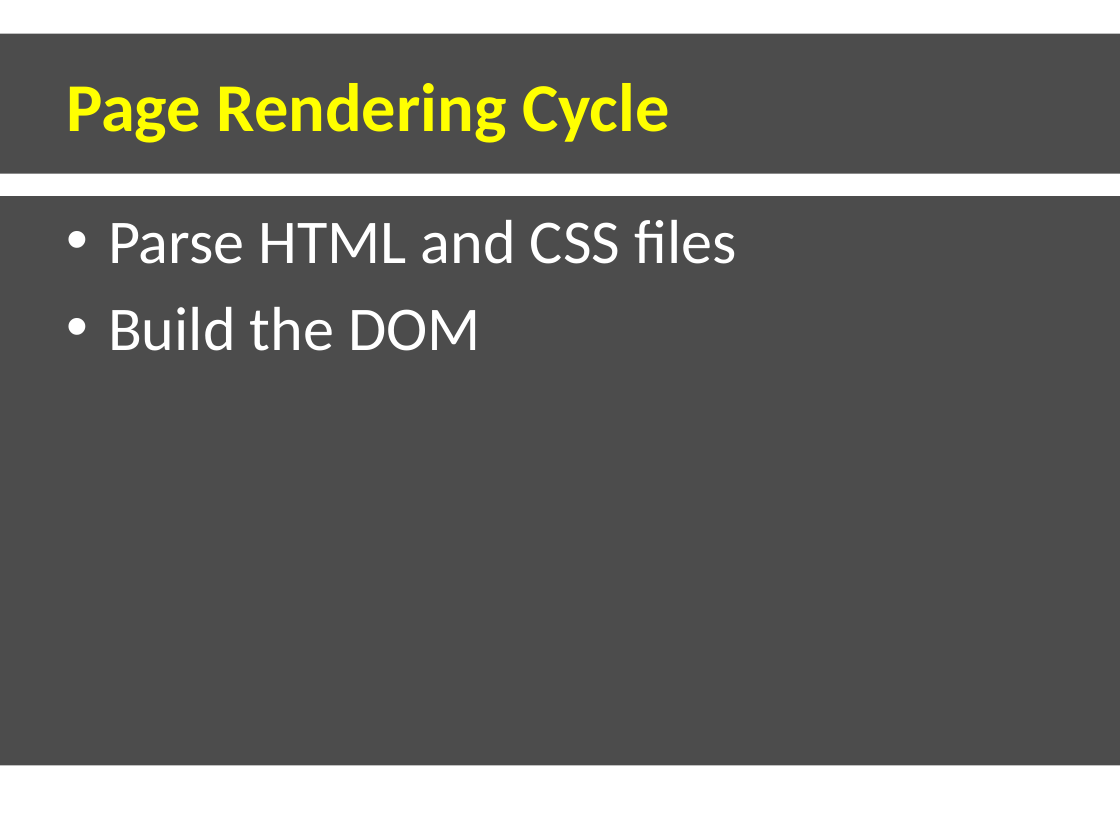
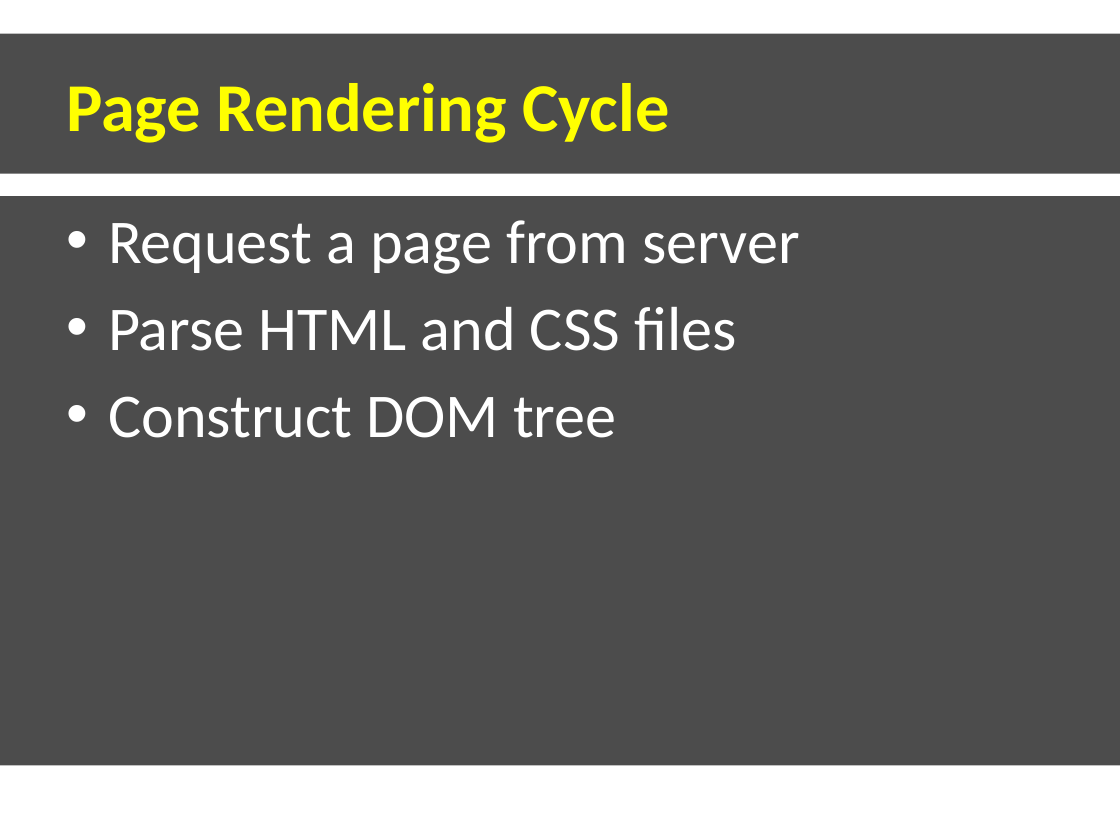
Before and after one commit to dzmitry-varabei/front-end-course, a slide deck: slide 3 of chrome-paint-and-compositing/ChromeInternalsPaint.pptx. Drawn at 1120x840 pixels with LibreOffice and Linux fonts; fonts in the diff are those of the drawing; background and template pictures are left out. Boxes give left, top, right and bottom in pixels: in the first picture for what was removed or moved away, otherwise in the second. Text is boxed around its words. In the diff, an @@ line names an element or a change of style, - is before the commit and + after.

```diff
--- a/chrome-paint-and-compositing/ChromeInternalsPaint.pptx
+++ b/chrome-paint-and-compositing/ChromeInternalsPaint.pptx
@@ text at [108,220,799,274]: paragraph added @@
+• Request a page from server
@@ text at [108,396,616,438]: text changed @@
-• Build the DOM
+• Construct DOM tree
```
Also in this commit, not shown: 3 other slides changed, 4 slides added, 4 other files.
